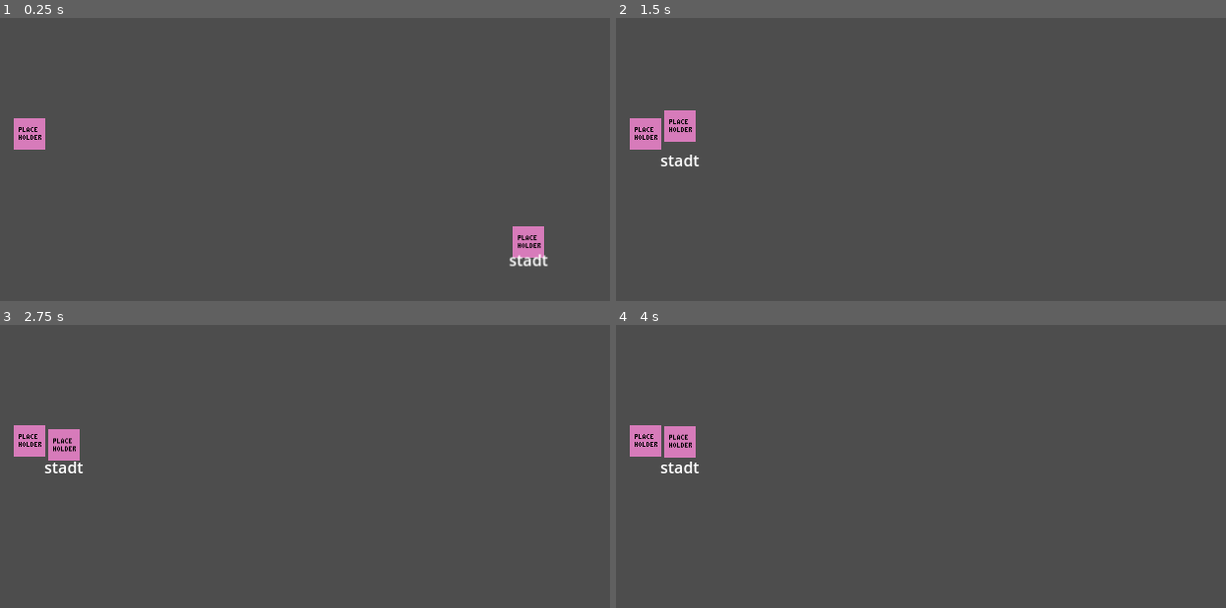
Above: before the commit, frames 1-4 (two rows, left to right).
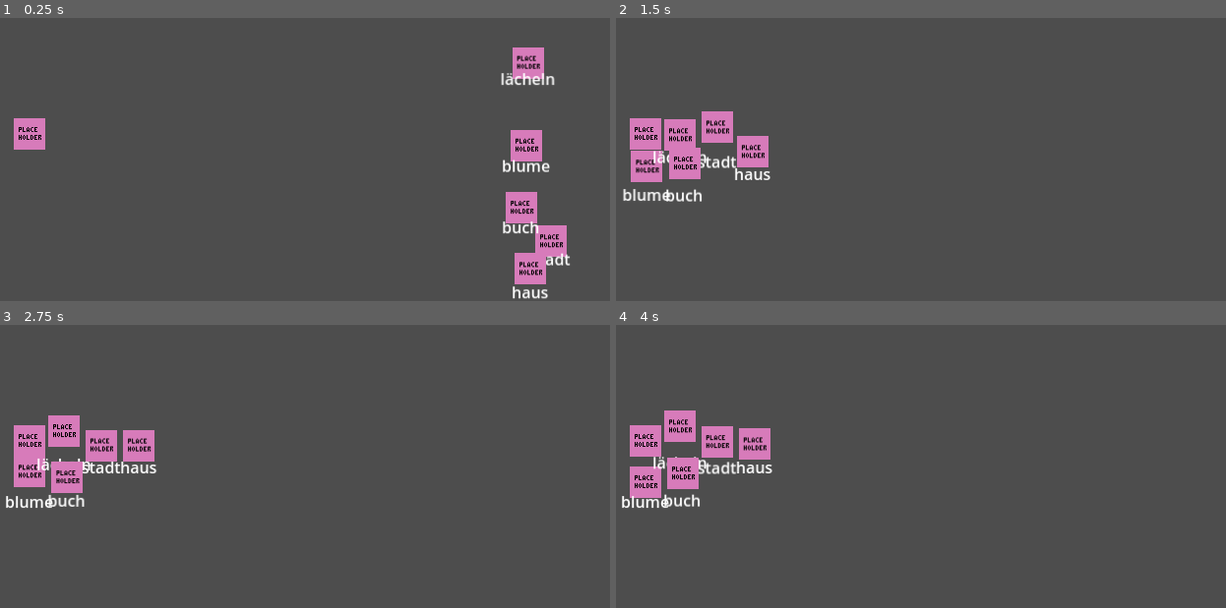
Above: after the commit, the same moments.

Repository: lehmius/typing-tides
Game: Godot game, scene res://scenes/game.tscn
Two runs of this game, one before a commit and one after it. Both use one fixed random seed, a clock stepped at 60 frames per second and the inputs below. The engine's default icon, where the game draws it, is replaced by a stand-in: a white triangle on a blue panel in a dark square.
Inputs:
- Up to frame 1 (0.25 s): no input
- Up to frame 2 (1.5 s): tap Enter at 0.5 s
- Up to frame 3 (2.75 s): no input
- Up to frame 4 (4 s): no input

The runs differ from the first frame. In frame 1, 3.7% of the frame differs, in the area x 82-94%, y 10-100%; in frame 2, 3.3%; in frame 3, 3.4%; in frame 4, 3.6%.

Commit message:
Add debug function to instance multiple enemies

Diff:
--- a/scripts/game_state_handler.gd
+++ b/scripts/game_state_handler.gd
@@ -16,7 +16,7 @@
 func _ready() -> void:
 	instancePlayer()
 	player.keyPressed.connect(Callable(receiveKey))
-	instanceEnemy()
+	instanceEnemiesDEBUG(5)
 
 ## Instances the Player within the game.
 ##
@@ -47,6 +47,14 @@
 	enemyReferences+=[nextEnemy]
 	add_child(nextEnemy)
 
+## Instances a provided amount of Enemies, to use in debugging and testing.
+##
+## @param int
+## @returns: void
+func instanceEnemiesDEBUG(amount:int) -> void:
+	for i in range(amount):
+		instanceEnemy()
+
 ## Handles picking enemies as well as enemy targeting decay.
 ##
 ## @returns: void
@@ -72,7 +80,7 @@
 	return currentCandidate
 
 ## Sets the provided Enemy as the current target, colors it to communicate that information with the user.
-## Provide null to unset targets
+## Provide null to unset target.
 ##
 ## @returns: void
 func setTarget(target:Enemy) -> void:
